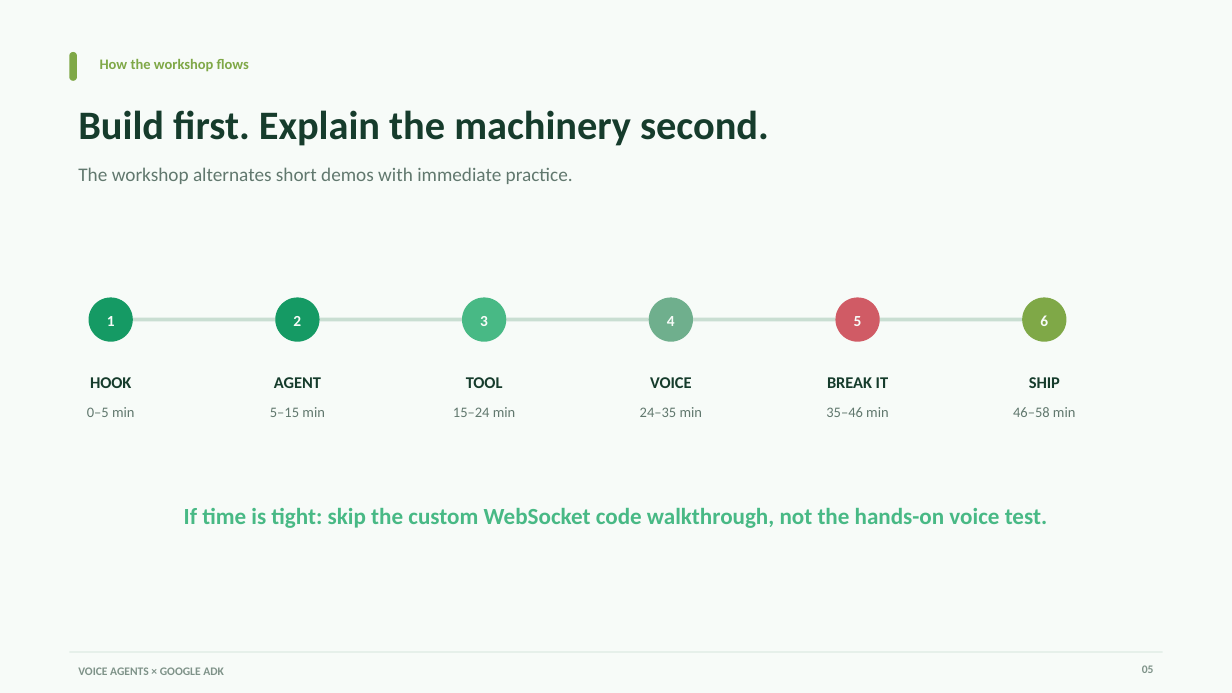
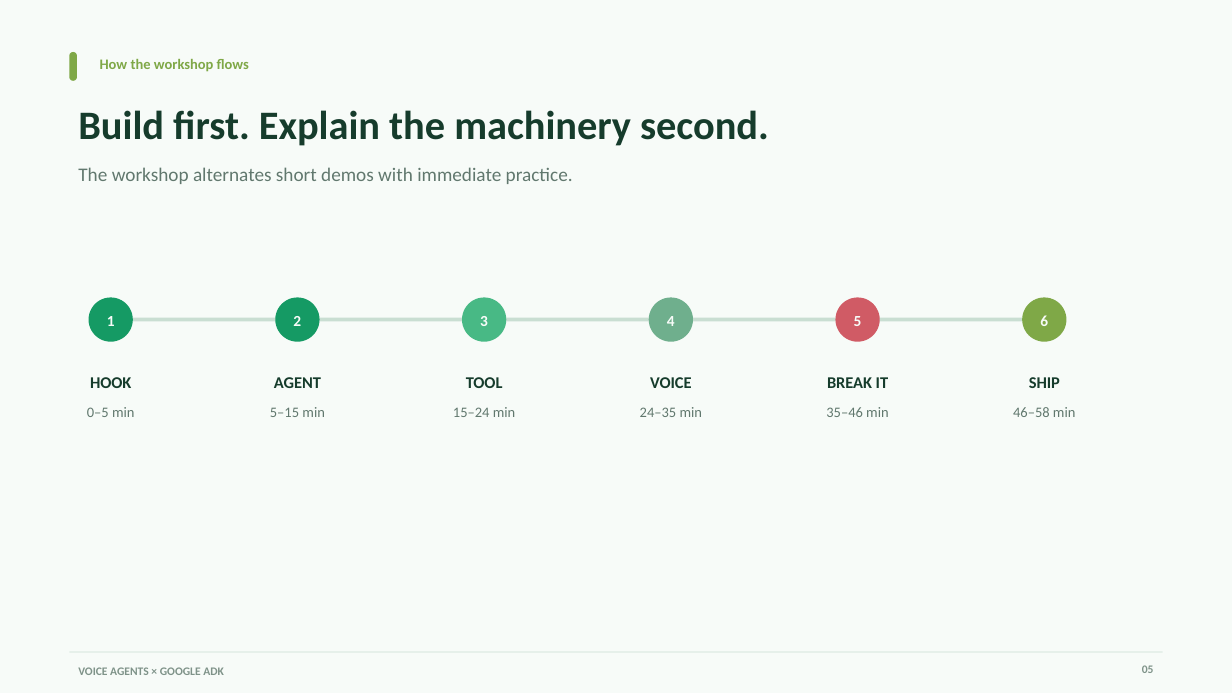
Before and after one commit to aswincsekar/adk-voice-workshop, a slide deck: slide 5 of slides/google-adk-voice-agents-workshop.pptx. Drawn at 1232x693 pixels with LibreOffice and Linux fonts; fonts in the diff are those of the drawing. Boxes give left, top, right and bottom in pixels: in the first picture for what was removed or moved away, otherwise in the second. Text is boxed around its words. In the diff, an @@ line names an element or a change of style, - is before the commit and + after.

```diff
--- a/slides/google-adk-voice-agents-workshop.pptx
+++ b/slides/google-adk-voice-agents-workshop.pptx
@@ text removed at bbox=[184, 508, 1047, 528] @@
-If time is tight: skip the custom WebSocket code walkthrough, not the hands-on voice test.
```
Also in this commit, not shown: 3 other slides changed, 1 slide added, 9 other files.
